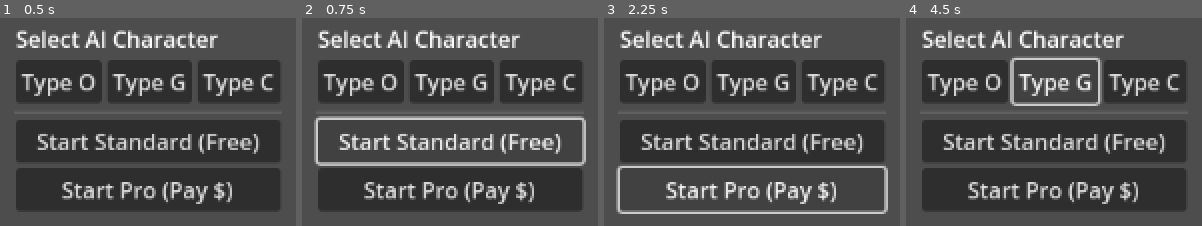
Above: before the commit, frames 1-4 (left to right).
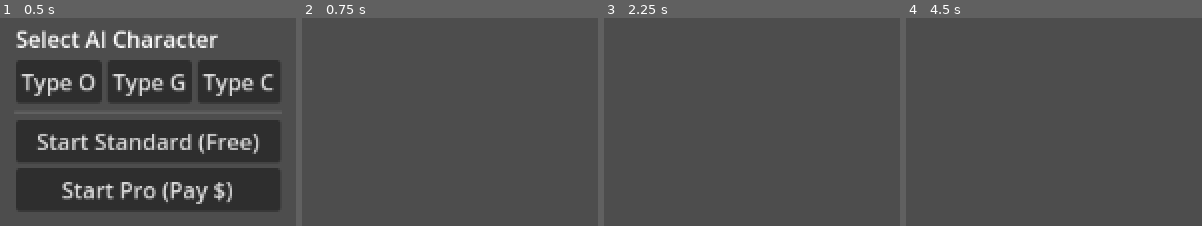
Above: after the commit, the same moments.

Repository: Naoki-kubo64/AI-Action
Game: Godot game, scene res://scenes/main_menu.tscn
Same seed, same stepped clock (60 frames per second), same inputs: the game is played once before the commit and once after it.
Inputs (mouse positions are in pixels of both pictures, inside the frame that each line leads up to):
- Up to frame 1 (0.5 s): no input
- Up to frame 2 (0.75 s): click "Start Standard (Free)" at 0.5 s
- Up to frame 3 (2.25 s): click (752, 140) at 1.25 s, where only the run before the commit has a clickable "Start Standard (Free)"; click (752, 190) at 2 s, where only the run before the commit has a clickable "Start Pro (Pay $)"
- Up to frame 4 (4.5 s): click (1054, 190) at 2.75 s, where only the run before the commit has a clickable "Start Pro (Pay $)"; click (965, 82) at 3.5 s, where only the run before the commit has a clickable "Type O"; click (1056, 82) at 4.25 s, where only the run before the commit has a clickable "Type G"

Frame 1 is identical in both runs. In frame 2, 42% of the frame differs, in the area x 4-96%, y 5-93%; in frame 3, 41%; in frame 4, 50%, in the area x 5-95%, y 5-93%.

Commit message:
feat: add game scene and controllers with retry logic

Diff:
--- /dev/null
+++ b/scenes/game.tscn
@@ -0,0 +1,70 @@
+[gd_scene load_steps=5 format=3 uid="uid://gamescene456"]
+
+[ext_resource type="Script" path="res://scripts/controllers/game_controller.gd" id="1_gc"]
+[ext_resource type="Script" path="res://scripts/controllers/player_controller.gd" id="2_pc"]
+[ext_resource type="Texture2D" uid="uid://bshk8j4m2d3f" path="res://icon.svg" id="3_icon"]
+[ext_resource type="Script" path="res://scripts/ui/retry_dialog.gd" id="4_retry"]
+
+[node name="GameScene" type="Node2D"]
+script = ExtResource("1_gc")
+
+[node name="Player" type="CharacterBody2D" parent="."]
+position = Vector2(100, 100)
+script = ExtResource("2_pc")
+
+[node name="Sprite2D" type="Sprite2D" parent="Player"]
+scale = Vector2(0.5, 0.5)
+texture = ExtResource("3_icon")
+
+[node name="CanvasLayer" type="CanvasLayer" parent="."]
+
+[node name="RetryDialog" type="Control" parent="CanvasLayer"]
+visible = false
+layout_mode = 3
+anchors_preset = 15
+anchor_right = 1.0
+anchor_bottom = 1.0
+grow_horizontal = 2
+grow_vertical = 2
+script = ExtResource("4_retry")
+
+[node name="Panel" type="Panel" parent="CanvasLayer/RetryDialog"]
+layout_mode = 1
+anchors_preset = 8
+anchor_left = 0.5
+anchor_top = 0.5
+anchor_right = 0.5
+anchor_bottom = 0.5
+offset_left = -150.0
+offset_top = -100.0
+offset_right = 150.0
+offset_bottom = 100.0
+grow_horizontal = 2
+grow_vertical = 2
+
+[node name="VBoxContainer" type="VBoxContainer" parent="CanvasLayer/RetryDialog/Panel"]
+layout_mode = 1
+anchors_preset = 15
+anchor_right = 1.0
+anchor_bottom = 1.0
+grow_horizontal = 2
+grow_vertical = 2
+alignment = 1
+
+[node name="Label" type="Label" parent="CanvasLayer/RetryDialog/Panel/VBoxContainer"]
+layout_mode = 2
+text = "Mission Failed
+Retry with Higher Intelligence?"
+horizontal_alignment = 1
+
+[node name="RetryStandard" type="Button" parent="CanvasLayer/RetryDialog/Panel/VBoxContainer"]
+layout_mode = 2
+text = "Retry Standard (Free)"
+
+[node name="RetryPro" type="Button" parent="CanvasLayer/RetryDialog/Panel/VBoxContainer"]
+layout_mode = 2
+text = "Retry Pro (Pay $)"
+
+[connection signal="pressed" from="CanvasLayer/RetryDialog/Panel/VBoxContainer/RetryStandard" to="CanvasLayer/RetryDialog" method="_on_retry_standard_pressed"]
+[connection signal="pressed" from="CanvasLayer/RetryDialog/Panel/VBoxContainer/RetryPro" to="CanvasLayer/RetryDialog" method="_on_retry_pro_pressed"]
+[connection signal="retry_requested" from="CanvasLayer/RetryDialog" to="." method="_on_retry_requested"]
--- /dev/null
+++ b/scripts/controllers/game_controller.gd
@@ -0,0 +1,75 @@
+extends Node
+class_name GameController
+
+@onready var player: PlayerController = $Player
+@onready var retry_dialog = $CanvasLayer/RetryDialog
+
+var turn_count: int = 0
+var max_turns: int = 10
+var game_active: bool = true
+
+func _ready():
+	# GameManagerから初期設定読み込み
+	if GameManager.current_character == null:
+		print("[GameController] No character selected, using fallback.")
+		# フォールバック処理 (テスト用)
+	else:
+		var profile = GameManager.current_character
+		print("[GameController] Initialized with ", profile.character_name)
+		# プレイヤーの色変更など
+		player.modulate = profile.base_color
+
+	LLMService.response_received.connect(_on_llm_response)
+	start_turn()
+
+func start_turn():
+	if not game_active: return
+	turn_count += 1
+	if turn_count > max_turns:
+		game_over("Turn Limit Reached")
+		return
+
+	print("--- Turn ", turn_count, " ---")
+	request_ai_action()
+
+func request_ai_action():
+	if GameManager.current_character == null: return
+
+	# 現在の状況をテキスト化 (簡易)
+	var context_text = "Turn: " + str(turn_count) + ". You are at " + str(player.position)
+	LLMService.request_action(
+		GameManager.current_character,
+		GameManager.is_pro_mode,
+		context_text
+	)
+
+func _on_llm_response(response: String):
+	print("[GameController] AI decided: ", response)
+
+	# 本来はレスポンスを解析して行動決定するが、プロトタイプではランダムまたは固定移動
+	# モッドレスポンス文字列に "Right" などが含まれているかを判定するロジックを想定
+
+	# デモ用に右または下に移動させる
+	var move_dir = Vector2.RIGHT
+	if "Creative" in response: # Type G uses creative path (Down)
+		move_dir = Vector2.DOWN
+	elif "Safety" in response: # Type C moves carefully (Right)
+		move_dir = Vector2.RIGHT
+	else:
+		move_dir = Vector2.RIGHT
+
+	player.move_relative(move_dir)
+
+	# 次のターンへ
+	await get_tree().create_timer(1.5).timeout
+	start_turn()
+
+func game_over(reason: String):
+	game_active = false
+	print("Game Over: ", reason)
+	retry_dialog.show_fail_dialog()
+
+func _on_retry_requested(use_pro: bool):
+	print("Retrying... ProMode: ", use_pro)
+	GameManager.is_pro_mode = use_pro
+	get_tree().reload_current_scene()
--- a/scripts/managers/game_manager.gd
+++ b/scripts/managers/game_manager.gd
@@ -7,6 +7,4 @@
 	current_character = character
 	is_pro_mode = pro_mode
 	print("Game Started with ", character.character_name, ". Pro Mode: ", is_pro_mode)
-	# 実際のシーン遷移処理
-	# get_tree().change_scene_to_file("res://scenes/game.tscn")
-	# (シーンファイルはまだないのでログのみ)
+	get_tree().change_scene_to_file("res://scenes/game.tscn")
Not shown, added: scripts/controllers/game_controller.gd.uid
Not shown, added: scripts/controllers/player_controller.gd.uid
